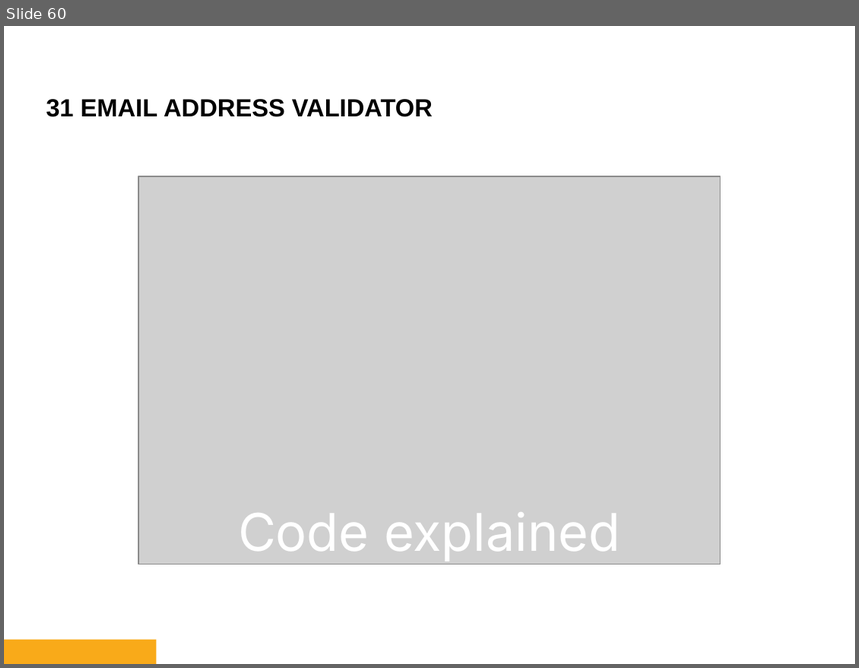
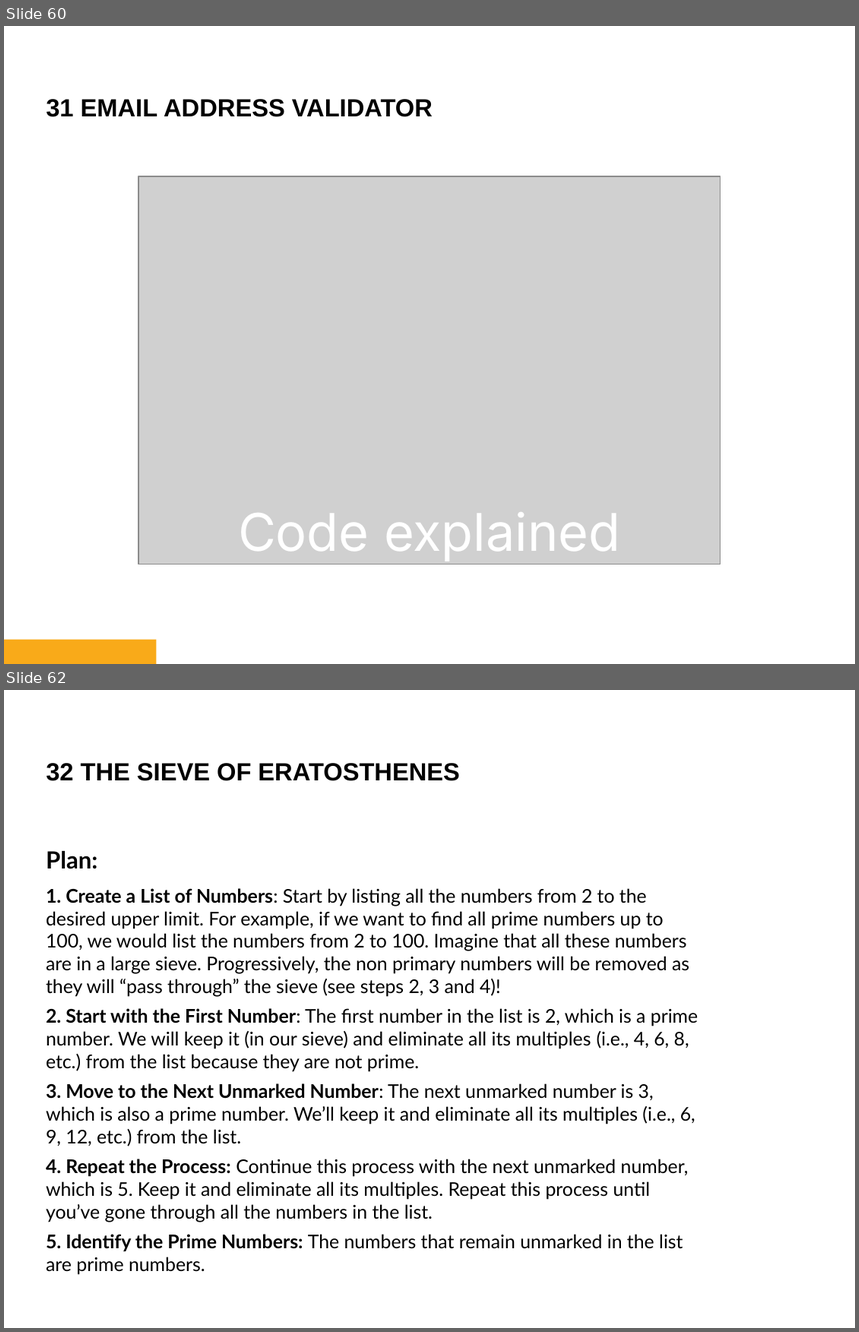
Before and after one commit to bryanbsun/pythonps, a slide deck: Python Problem Solver 2.pptx. Shown one above the other, each under a label of ours: slide 60 before the commit, slides 60 and 62 after it; the slides between them are not shown. The pictures are 859x668 and 859x1332 pixels, drawn with LibreOffice and Linux fonts; fonts in the diff are those of the drawing; grey boxes stand for pictures; background and template pictures are left out. Boxes give left, top, right and bottom in pixels: in the first picture for what was removed or moved away, otherwise in the second. Text is boxed around its words. In the diff, an @@ line names an element or a change of style, - is before the commit and + after.

```diff
--- a/Python Problem Solver 2.pptx
+++ b/Python Problem Solver 2.pptx
@@ slide 62 added at (4, 690, 855, 1328), background #FFFFFF @@
@@ text added at (46, 763, 459, 781), 21 pt, text #000000, bold @@
+32 THE SIEVE OF ERATOSTHENES
@@ text added at (46, 851, 698, 1275), 16 pt, text #000000 @@
+Plan:
+1. Create a List of Numbers: Start by listing all the numbers from 2 to the desired upper limit. For example, if we want to find all prime numbers up to 100, we would list the numbers from 2 to 100. Imagine that all these numbers are in a large sieve. Progressively, the non primary numbers will be removed as they will “pass through” the sieve (see steps 2, 3 and 4)!
+2. Start with the First Number: The first number in the list is 2, which is a prime number. We will keep it (in our sieve) and eliminate all its multiples (i.e., 4, 6, 8, etc.) from the list because they are not prime.
+3. Move to the Next Unmarked Number: The next unmarked number is 3, which is also a prime number. We’ll keep it and eliminate all its multiples (i.e., 6, 9, 12, etc.) from the list.
+4. Repeat the Process: Continue this process with the next unmarked number, which is 5. Keep it and eliminate all its multiples. Repeat this process until you’ve gone through all the numbers in the list.
+5. Identify the Prime Numbers: The numbers that remain unmarked in the list are prime numbers.
```
Also in this commit, not shown: 4 slides changed, 17 other slides added, 18 other files.
